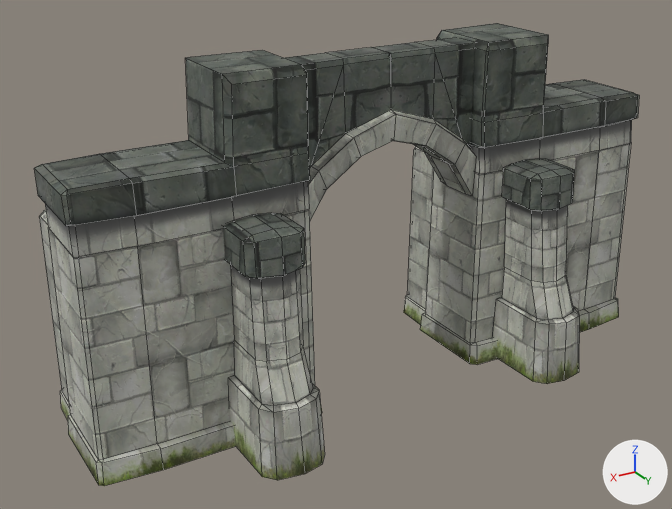
The FBX model Assets/Environment/Gate_1.fbx, before and after one commit.
Before and after are seen from a 50 mm lens placed at (3.89, -0.83, 4.06), pointed at (0.4, -6.65, 1.15). Arrows for +X, +Y and +Z are at lower right; the lights stay in place. Mesh edges are drawn as thin lines. Where no turn or scale is listed for an object, it has been applied to the vertices.

The first picture shows 'ArchHalf_1', 'ArchHalf_2', 'Pylon_1', 'Pylon_2'.
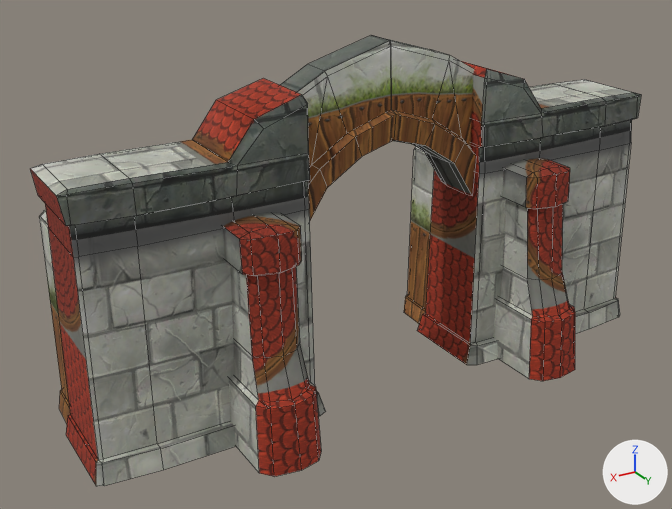
What the commit changed:
me_mesh is used by ob_archhalf_1; location (1.273, -7.005, 0.0).
Before the commit, vertices of me_mesh: 116 (1.28, -0.01, 0.0) at pixel (68, 434), 117 (1.24, -0.03, 0.0), 118 (1.28, 0.72, 0.0) at pixel (98, 485), 142 (1.23, -0.39, 0.0) at pixel (61, 408).
me_mesh had 181 vertices, 179 faces and spanned x -1.28..1.28, y -0.43..0.79, z 0.0..2.75.
me_mesh now has 181 vertices, 179 faces and spans x -1.28..1.3, y -0.43..0.79, z 0.0..2.8.
me_mesh part 4: 46 of 181 vertices moved; they spanned x -1.28..1.28, y -0.05..0.67, z 1.77..2.75 and now span x -1.28..1.3, y -0.05..0.67, z 1.78..2.8; mean shift (0.0, 0.0, -0.07); largest move (0.11, 0.67, 2.68) -> (-0.11, 0.67, 2.35).
Part 5, on me_mesh:
Vertices 116, 117, 118, 142 of me_mesh move by (0.02, 0.0, 0.0).
Part 6, on me_mesh:
Vertex 82 of me_mesh moves from (-0.52, 0.72, 0.0) at pixel (322, 412) to (-0.56, 0.72, 0.0) at pixel (325, 411).
Vertex 121 of me_mesh moves from (-0.53, -0.01, 0.0) to (-0.56, -0.01, 0.0).
me_mesh part 7: texture (UV) coordinates of 179 of 179 faces, centred in x -1.28..1.28, y -0.43..0.78, z 0.0..2.74, changed; they spanned u 0.0..0.75, v -0.35..1.0 and now span u 0.01..0.88, v 0.02..0.99.
me_mesh_003 is used by ob_pylon_2; parent ob_group2; location (131.2, 0.0134, -122.5).
me_mesh_003 had 76 vertices, 80 faces and spanned x 0.0..52.0, y 0.0..175.0, z -13.0..60.0.
me_mesh_003 now has 76 vertices, 80 faces and spans x -52.0..0.0, y 0.0..175.0, z -13.0..60.0.
me_mesh_003 part 9: 74 vertices removed from x 1.0..52.0, y 0.0..175.0, z -13.0..60.0; 74 vertices added at x -52.0..-1.0, y 0.0..175.0, z -13.0..60.0.
me_mesh_002 is used by ob_archhalf_2; parent ob_group2; location (156.8, 0.0, 0.0).
me_mesh_002 had 181 vertices, 179 faces and spanned x -128.0..128.0, y 0.0..275.0, z -79.0..43.0.
me_mesh_002 now has 181 vertices, 179 faces and spans x -130.0..128.0, y 0.0..280.0, z -79.0..43.0.
me_mesh_002 part 1: the loose piece of 129 vertices spanning x -53.0..128.0, y 0.0..275.0, z -79.0..43.0 is rebuilt with 129 vertices and now spans x -130.0..56.0, y 0.0..254.0, z -79.0..43.0.
me_mesh_002 part 2: a new loose piece of 52 vertices spanning x 37.0..128.0, y 147.0..280.0, z -58.0..-11.0, in mat_material__30 (picture img_castle01_png).
me_mesh_002 part 3: the loose piece of 52 vertices spanning x -128.0..-45.0, y 147.0..271.0, z -58.0..-11.0 is deleted.
me_mesh_001 has 76 vertices, 80 faces and spans x 0.0..0.52, y -0.6..0.13, z 0.0..1.75.
me_mesh_001 is used by ob_pylon_1; location (1.017, -5.78, 0.0).
me_mesh_001 part 8: texture (UV) coordinates of 80 of 80 faces, centred in x 0.01..0.51, y -0.59..0.08, z 0.26..1.74, changed; they spanned u 0.0..0.47, v 0.21..1.0 and now span u 0.42..0.99, v 0.45..0.99.
In object 'Pylon_2' (ob_pylon_2), parent goes from ob_group2 to ob_group4.
Object 'Pylon_2' (ob_pylon_2) moves from (131.2, 0.0134, -122.5) to (-101.0, -227.9, -59.75).
In object 'ArchHalf_2' (ob_archhalf_2), parent goes from ob_group2 to ob_group4.
Object 'ArchHalf_2' (ob_archhalf_2) moves from (156.8, 0.0, 0.0) to (-126.6, -227.9, 57.74).
Object 'Pylon_1' (ob_pylon_1) moves from (1.017, -5.78, 0.0) to (1.017, -5.83, 0.0).
Object 'group4' (ob_group4) is new.
Its parent is ob_gate.
Its location is (-0.206, 90.63, -11.86).

Pixel boxes [x1, y1, x2, y2] of what changed, in the pictures (672 x 509 px; the box of a moved part takes in the faces that stretch with it):
'ArchHalf_1', reshaped, surface changed: before [34, 47, 396, 486]; after [30, 36, 396, 486]
'ArchHalf_2', reshaped, moved: before [371, 23, 639, 365]; after [371, 35, 641, 365]
'Pylon_1', surface changed, moved: before [223, 213, 325, 480]; after [223, 213, 321, 476]
'Pylon_2', reshaped, moved: before [493, 158, 580, 384]; after [493, 158, 575, 381]
part 1 of me_mesh_002, rebuilt (11% shorter): before [404, 23, 639, 365]; after [404, 61, 641, 365]
part 2 of me_mesh_002, added: after [371, 35, 476, 195]
part 3 of me_mesh_002, deleted: before [371, 38, 476, 195]
part 4 of me_mesh, moved or reshaped: before [34, 47, 396, 226]; after [30, 36, 396, 226]
part 5 of me_mesh, moved or reshaped: before [60, 392, 104, 486]; after [59, 392, 104, 486]
part 6 of me_mesh, moved or reshaped (not visible before): after [317, 394, 326, 416]
part 7 of me_mesh, surface changed: before [39, 152, 315, 486]; after [39, 152, 320, 486]
